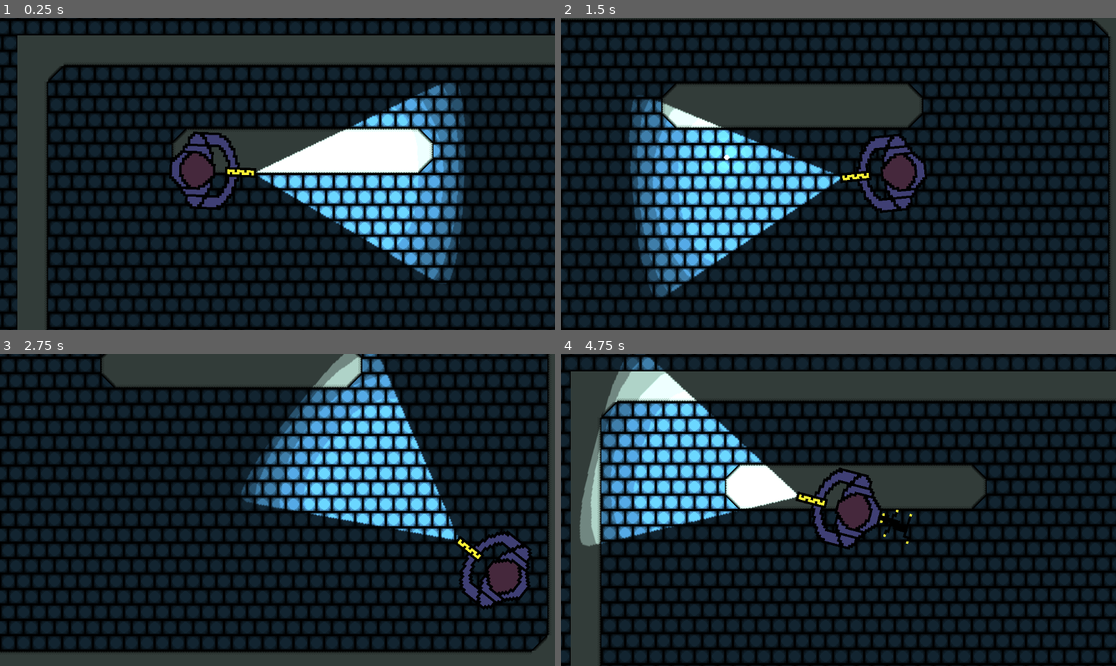
Above: before the commit, frames 1-4 (two rows, left to right).
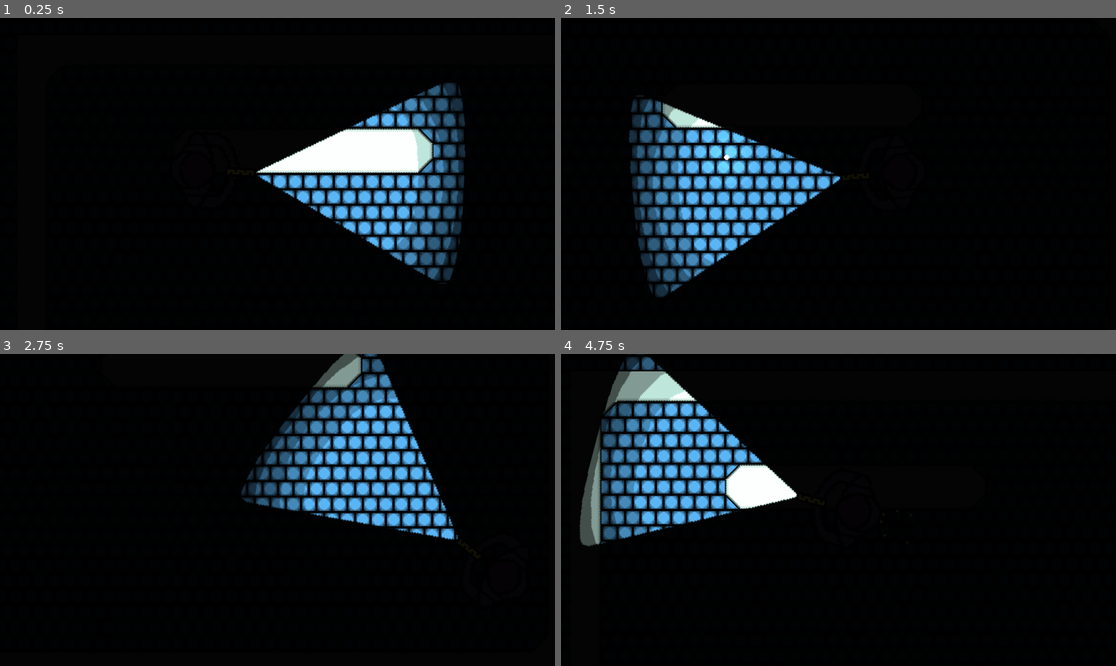
Above: after the commit, the same moments.

Repository: AnthonyDeSantiago/SPACE
Game: Godot game, scene res://Scenes/anthony_level.tscn
Same seed, same stepped clock (60 frames per second), same inputs: the game is played once before the commit and once after it. This scene is started directly instead of the project's main scene.
Inputs (mouse positions are in pixels of both pictures, inside the frame that each line leads up to):
- Up to frame 1 (0.25 s): no input
- Up to frame 2 (1.5 s): tap Enter at 0.5 s; move the mouse to (960, 158) at 0.52 s; press the mouse at (960, 158) at 0.53 s; hold D (right) 0.53-1.28 s; move the mouse to (727, 189) at 1.27 s; release the mouse at (727, 189) at 1.28 s; hold S (down) from 1.28 s (still down); click (727, 189) at 1.35 s
- Up to frame 3 (2.75 s): move the mouse to (333, 441) at 2.02 s; release S (down) at 2.03 s; press the mouse at (333, 441) at 2.03 s; hold D (right) from 2.03 s (still down)
- Up to frame 4 (4.75 s): move the mouse to (810, 572) at 2.77 s; release D (right) at 2.78 s; release the mouse at (810, 572) at 2.78 s; hold W (up) 2.78-3.53 s; click (810, 572) at 2.85 s; move the mouse to (1005, 556) at 3.52 s; press the mouse at (1005, 556) at 3.53 s; hold A (left) from 3.53 s (still down); move the mouse to (672, 463) at 4.27 s; release the mouse at (672, 463) at 4.28 s; click (672, 463) at 4.35 s

The runs differ from the first frame. In frame 1, 60% of the frame differs, in the area x 0-100%, y 1-100%; in frame 2, 58%; in frame 3, 59%; in frame 4, 61%.

Commit message:
Added back the canvasModulate node to make dark

Diff:
--- a/Scenes/anthony_level.tscn
+++ b/Scenes/anthony_level.tscn
@@ -127,5 +127,8 @@
 [node name="NavigationRegion2D" type="NavigationRegion2D" parent="."]
 navigation_polygon = SubResource("NavigationPolygon_ifv4b")
 
+[node name="CanvasModulate" type="CanvasModulate" parent="."]
+color = Color(0.0627451, 0.0627451, 0.0627451, 1)
+
 [connection signal="child_entered_tree" from="." to="." method="_on_child_entered_tree"]
 [connection signal="tree_entered" from="." to="." method="_on_tree_entered"]
--- a/Scripts/Spawner.gd
+++ b/Scripts/Spawner.gd
@@ -14,8 +14,8 @@
 	spawn()
 
 func spawn():
-	var enemy = enemies_array[0].instantiate()
-	enemy.global_position = global_position
+	var enemy_mob = enemies_array[0].instantiate()
+	enemy_mob.global_position = global_position
 
 	#enemy.set_character_target(character)
-	get_parent().add_child(enemy)
+	get_parent().add_child(enemy_mob)
--- a/Scripts/enemy.gd
+++ b/Scripts/enemy.gd
@@ -6,7 +6,6 @@
 
 @onready var anim: AnimatedSprite2D = $AnimatedSprite2D
 @onready var target_body: CharacterBody2D
-@onready var target: Vector2
 @onready var nav: NavigationAgent2D = $NavigationAgent2D
 @onready var direction: Vector2
 
@@ -21,9 +20,7 @@
 		print("Enemy has no player reference!")
 		pass
 	else:
-		print("Things are running")
-		target = target_body.position
-		nav.target_position = target
+		nav.target_position = target_body.position
 		direction = (nav.get_next_path_position() - global_position).normalized()
 		velocity = velocity.lerp(direction * speed, accel * delta)
 		move_and_slide()
--- a/project.godot
+++ b/project.godot
@@ -52,10 +52,6 @@
 ]
 }
 
-[navigation]
-
-2d/default_cell_size=16.0
-
 [rendering]
 
 textures/canvas_textures/default_texture_filter=0
Not shown: 1 places in Scenes/ad_test_level.tscn that only renumber resources
Not shown: 1 places in Scenes/anthony_level.tscn that only renumber resources
Not shown: 1 places in Scenes/enemy.tscn that only renumber resources
Not shown: 1 places in Scenes/simple_char.tscn that only renumber resources
